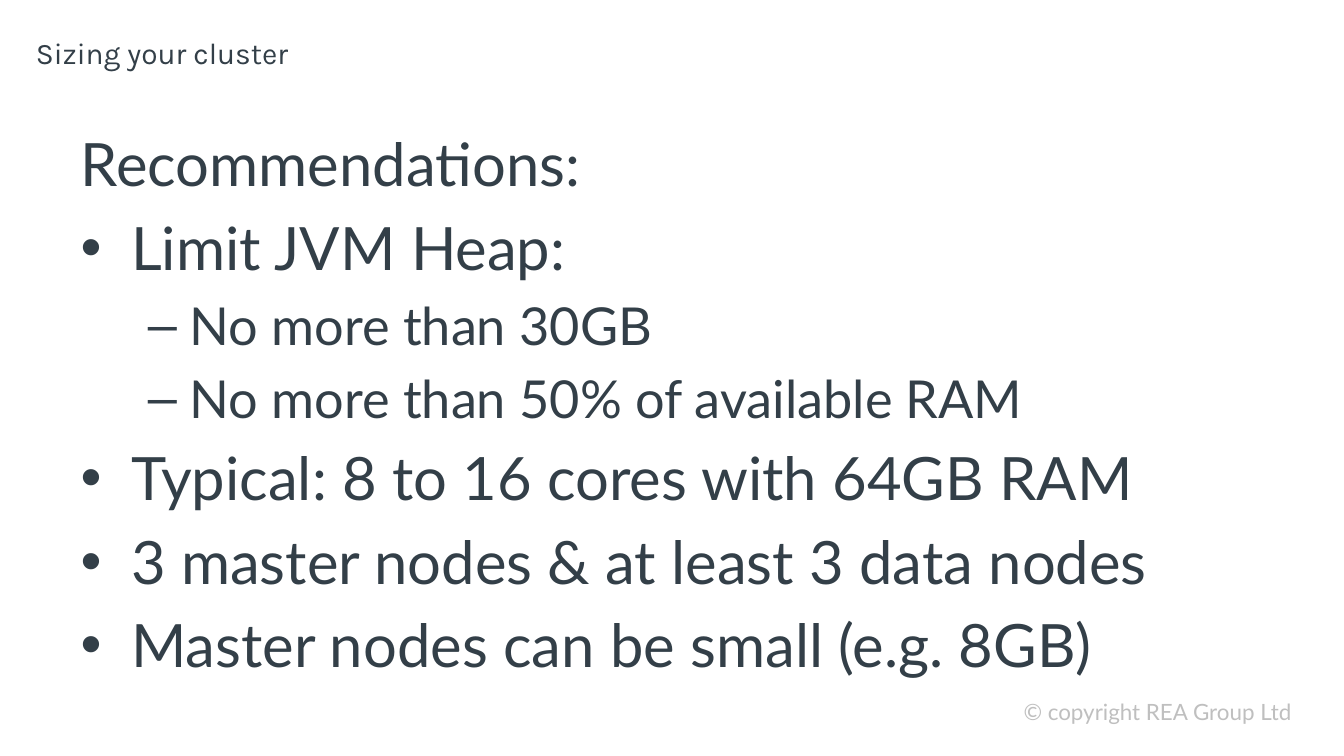
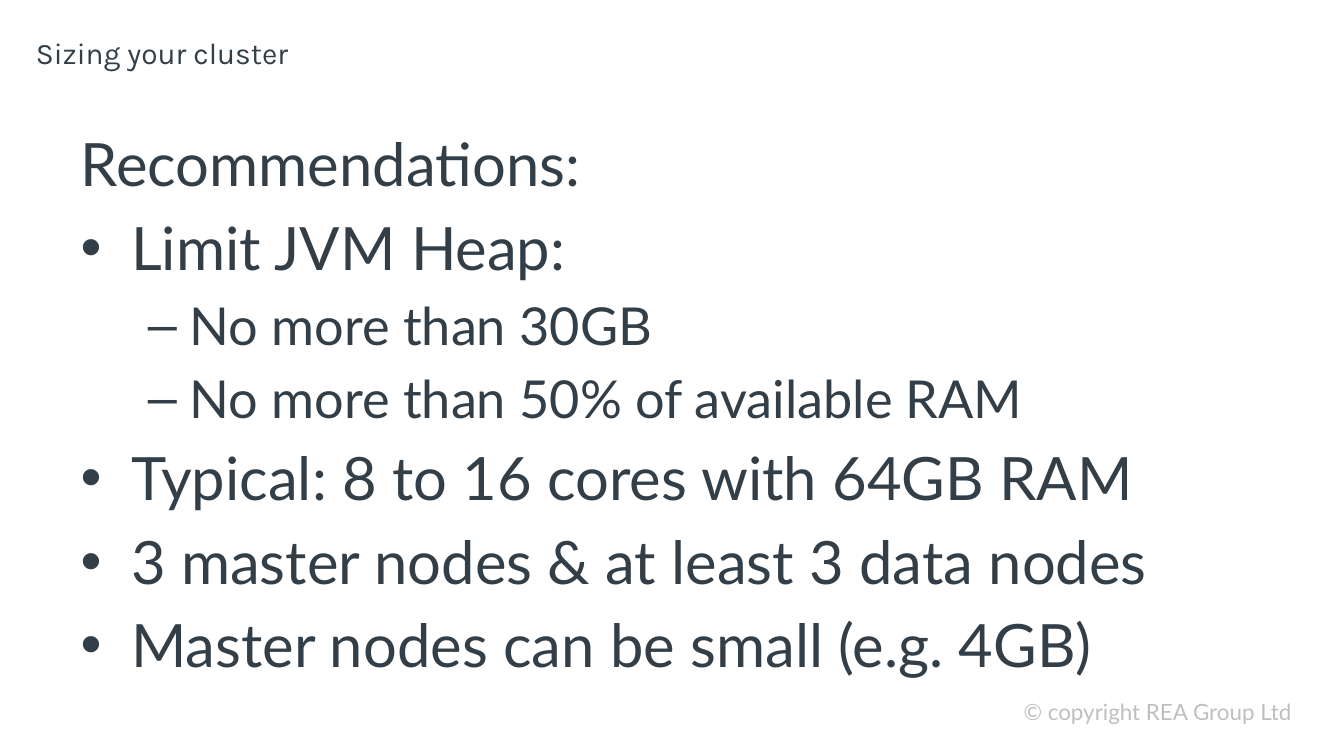
Before and after one commit to davidbkemp/advanced-elasticsearch-training, a slide deck: slide 14 of ElasticsearchOps.pptx. Drawn at 1344x756 pixels with LibreOffice and Linux fonts; fonts in the diff are those of the drawing; background and template pictures are left out. Boxes give left, top, right and bottom in pixels: in the first picture for what was removed or moved away, otherwise in the second. Text is boxed around its words. In the diff, an @@ line names an element or a change of style, - is before the commit and + after.

```diff
--- a/ElasticsearchOps.pptx
+++ b/ElasticsearchOps.pptx
@@ text at [131, 621, 1092, 678]: text changed @@
-• Master nodes can be small (e.g. 8GB)
+• Master nodes can be small (e.g. 4GB)
```
Also in this commit, not shown: 1 other slide changed, 2 other files.
